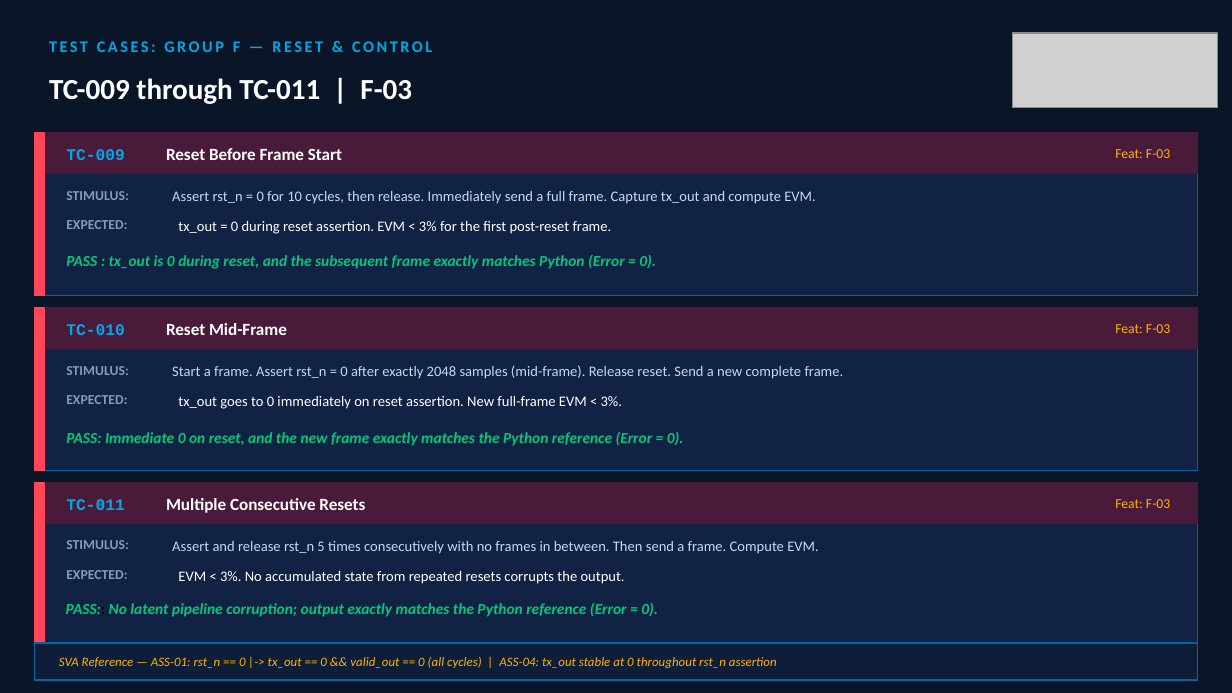
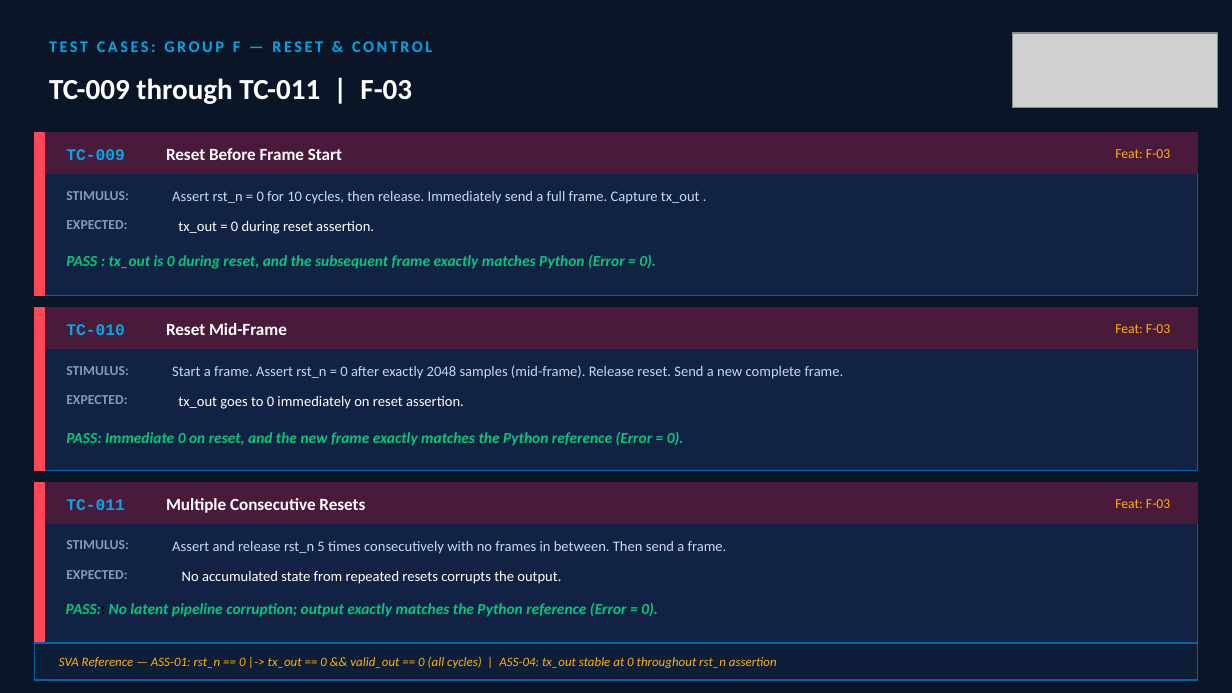
Before and after one commit to MohamedHussein27/DDS_for_5G-6G_Cellular_Network_Calibration_and_Ranging, a slide deck: slide 11 of Verification/Presenations/TX_Path_Verification_Plan.pptx. Drawn at 1232x693 pixels with LibreOffice and Linux fonts; fonts in the diff are those of the drawing; grey boxes stand for pictures. Boxes give left, top, right and bottom in pixels: in the first picture for what was removed or moved away, otherwise in the second. Text is boxed around its words. In the diff, an @@ line names an element or a change of style, - is before the commit and + after.

Commit message:
final edits

```diff
--- a/Verification/Presenations/TX_Path_Verification_Plan.pptx
+++ b/Verification/Presenations/TX_Path_Verification_Plan.pptx
@@ text at [172,191,700,204]: text changed @@
-Assert rst_n = 0 for 10 cycles, then release. Immediately send a full frame. Capture tx_out and compute EVM.
+Assert rst_n = 0 for 10 cycles, then release. Immediately send a full frame. Capture tx_out .
@@ text at [178,221,374,234]: text changed @@
-tx_out = 0 during reset assertion. EVM < 3% for the first post-reset frame.
+tx_out = 0 during reset assertion.
@@ text at [178,396,464,409]: text changed @@
-tx_out goes to 0 immediately on reset assertion. New full-frame EVM < 3%.
+tx_out goes to 0 immediately on reset assertion.
@@ text at [172,541,727,554]: text changed @@
-Assert and release rst_n 5 times consecutively with no frames in between. Then send a frame. Compute EVM.
+Assert and release rst_n 5 times consecutively with no frames in between. Then send a frame.
@@ text at [182,571,561,584]: text changed @@
-EVM < 3%. No accumulated state from repeated resets corrupts the output.
+No accumulated state from repeated resets corrupts the output.
```
Also in this commit, not shown: 3 other slides changed.
